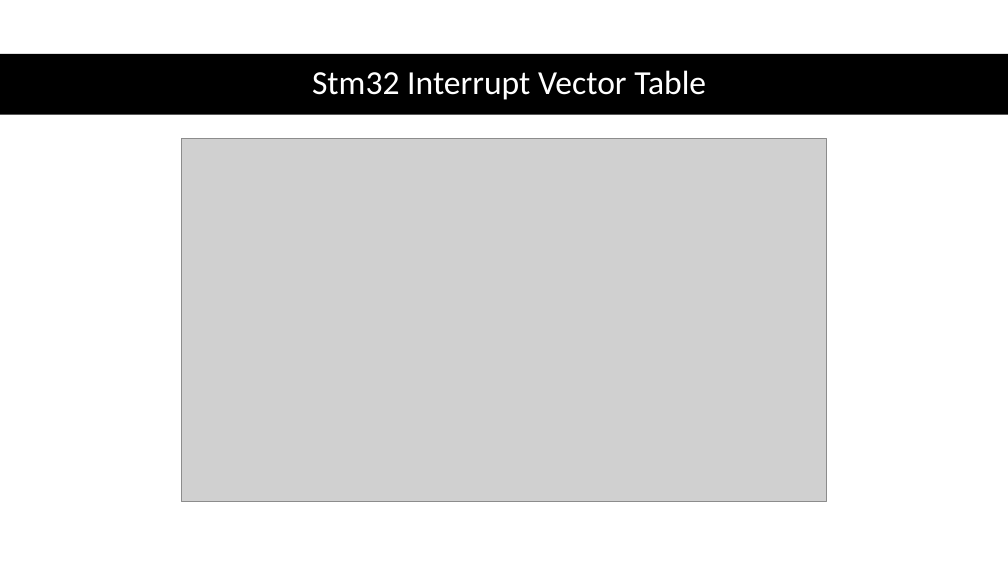
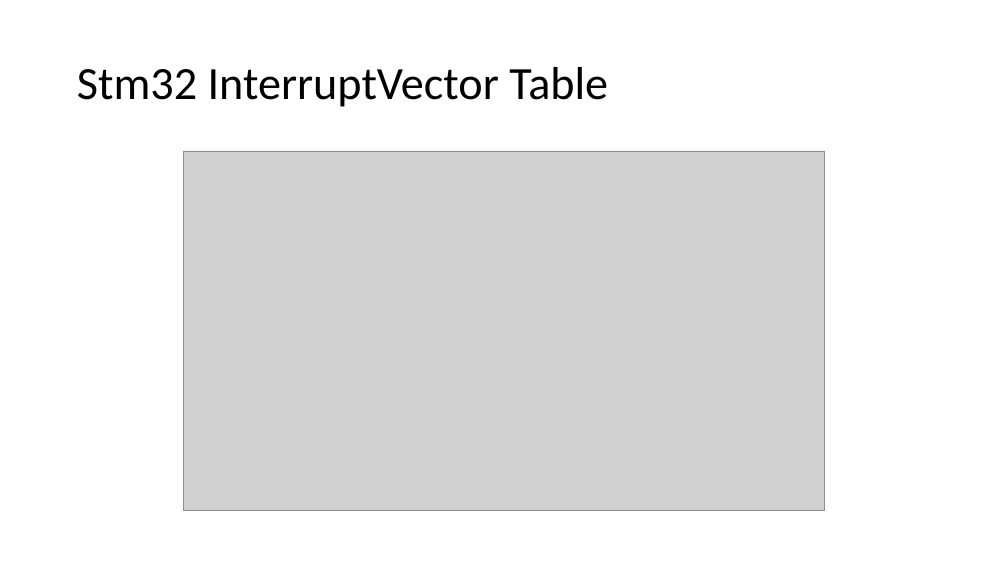
Before and after one commit to Mohamedsaied8/EmbeddedCppDiploma, a slide deck: slide 20 of interfacing/Slides/Interrupts.pptx. Drawn at 1008x567 pixels with LibreOffice and Linux fonts; fonts in the diff are those of the drawing; grey boxes stand for pictures. Boxes give left, top, right and bottom in pixels: in the first picture for what was removed or moved away, otherwise in the second. Text is boxed around its words. In the diff, an @@ line names an element or a change of style, - is before the commit and + after.

```diff
--- a/interfacing/Slides/Interrupts.pptx
+++ b/interfacing/Slides/Interrupts.pptx
@@ rectangle removed at (0, 54, 1008, 115) @@
@@ title at (77, 67, 608, 107): text changed; size 32 to 44 pt; text colour #FFFFFF to #000000 @@
-Stm32 Interrupt Vector Table
+Stm32 InterruptVector Table
@@ picture: place and size @@
-picture at (181, 138, 827, 502)
+picture at (184, 151, 824, 511)
```
Also in this commit, not shown: 17 other slides changed, 47 other files.
